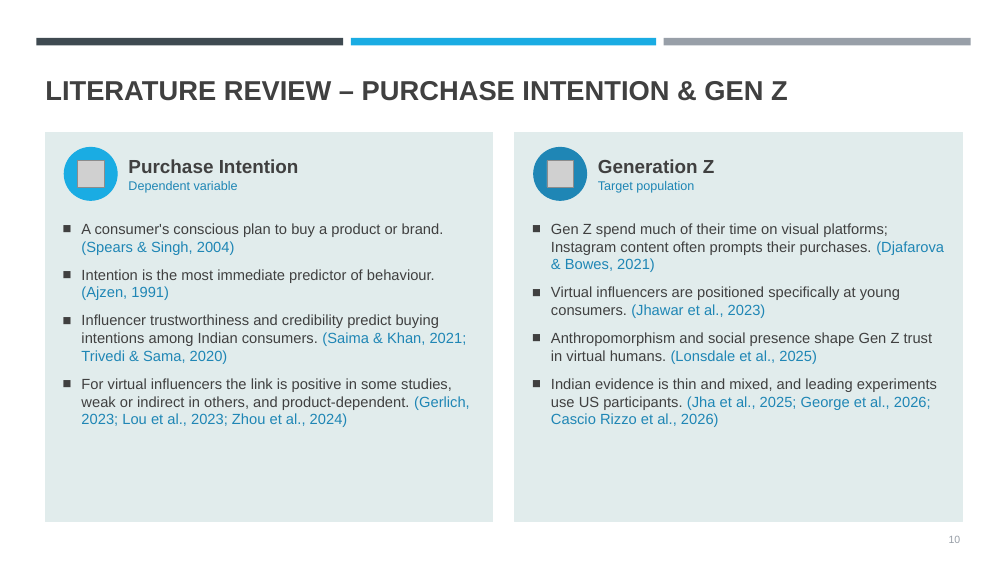
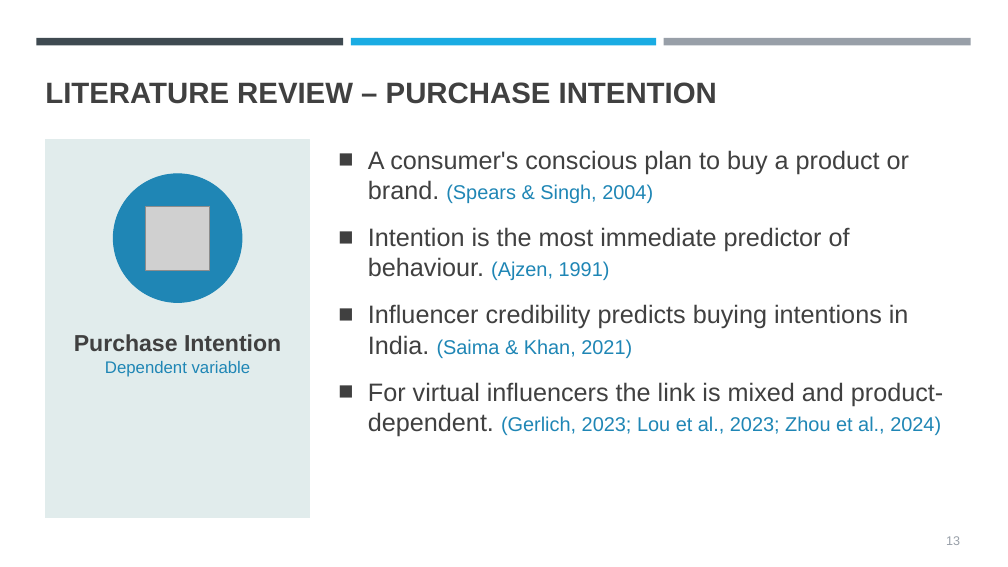
Before and after one commit to Abhiramjayan-versiert/AJ-Claude-, a slide deck: slide 13 of presentation/Virtual_Influencers_Trust_Purchase_Intention_GenZ.pptx (slide 10 before the commit). Drawn at 1008x567 pixels with LibreOffice and Linux fonts; fonts in the diff are those of the drawing; grey boxes stand for pictures. Boxes give left, top, right and bottom in pixels: in the first picture for what was removed or moved away, otherwise in the second. Text is boxed around its words. In the diff, an @@ line names an element or a change of style, - is before the commit and + after.

```diff
--- a/presentation/Virtual_Influencers_Trust_Purchase_Intention_GenZ.pptx
+++ b/presentation/Virtual_Influencers_Trust_Purchase_Intention_GenZ.pptx
@@ title at box(45, 82, 717, 104): text changed; size 26 to 28 pt @@
-LITERATURE REVIEW – PURCHASE INTENTION & GEN Z
+LITERATURE REVIEW – PURCHASE INTENTION
@@ rectangle: place and size @@
-rectangle at box(45, 132, 493, 522)
+rectangle at box(45, 140, 310, 518)
@@ ellipse removed at box(64, 147, 117, 200) @@
@@ text "A consumer's conscious plan to ...": place and size @@
-text "A consumer's conscious plan to ..." at box(81, 223, 470, 427)
+text "A consumer's conscious plan to ..." at box(368, 150, 943, 436)
@@ rectangle removed at box(515, 132, 963, 522) @@
@@ ellipse removed at box(534, 147, 587, 200) @@
@@ ellipse added at box(113, 174, 242, 302), fill #1F86B5, outline #1F86B5 1 pt @@
@@ text at box(368, 150, 909, 280): size 14 to 24 pt in "A consumer's conscious plan to buy a ...", "Intention is the most immediate predictor of ..."; size 14 to 19 pt in "(Spears & Singh, 2004)", "(Ajzen, 1991)"; indent changed; more space between paragraphs @@
@@ picture removed at box(547, 160, 574, 187) @@
@@ text removed at box(598, 159, 715, 193) @@
-Generation Z
-Target population
@@ picture: place and size @@
-picture at box(77, 160, 104, 187)
+picture at box(146, 206, 210, 271)
@@ text removed at box(551, 223, 944, 427) @@
-■ Gen Z spend much of their time on visual platforms; Instagram content often prompts their purchases. (Djafarova & Bowes, 2021)
-■ Virtual influencers are positioned specifically at young consumers. (Jhawar et al., 2023)
-■ Anthropomorphism and social presence shape Gen Z trust in virtual humans. (Lonsdale et al., 2025)
-■ Indian evidence is thin and mixed, and leading experiments use US participants. (Jha et al., 2025; George et al., 2026; Cascio Rizzo et al., 2026)
@@ text "Purchase Intention": place and size @@
-text "Purchase Intention" at box(128, 159, 299, 193)
+text "Purchase Intention" at box(74, 334, 281, 377)
@@ text "Purchase Intention" at box(74, 334, 281, 377): size 18 to 22 pt in "Purchase Intention"; size 12 to 16 pt in "Dependent variable"; alignment left to centre; vertical alignment middle to top @@
@@ text at box(368, 304, 943, 436): text changed; size 14 to 24 pt @@
-■ Influencer trustworthiness and credibility predict buying intentions among Indian consumers. (Saima & Khan, 2021; Trivedi & Sama, 2020)
-■ For virtual influencers the link is positive in some studies, weak or indirect in others, and product-dependent. (Gerlich, 2023; Lou et al., 2023; Zhou et al., 2024)
+■ Influencer credibility predicts buying intentions in India. (Saima & Khan, 2021)
+■ For virtual influencers the link is mixed and product-dependent. (Gerlich, 2023; Lou et al., 2023; Zhou et al., 2024)
@@ page number added at box(946, 536, 960, 545), 12 pt, text #989FA8 @@
+13
@@ page number removed at box(949, 536, 961, 543) @@
-10
```
Also in this commit, not shown: 16 other slides changed, 5 slides added.
